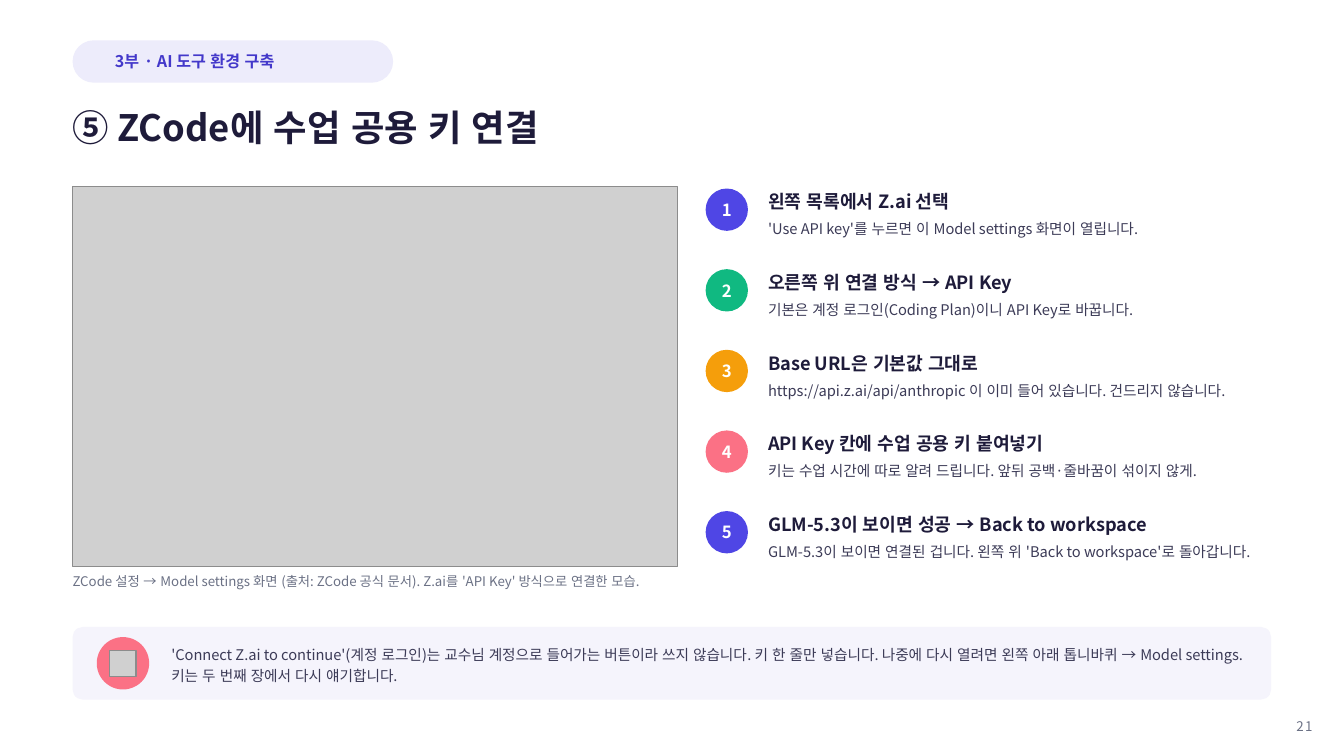
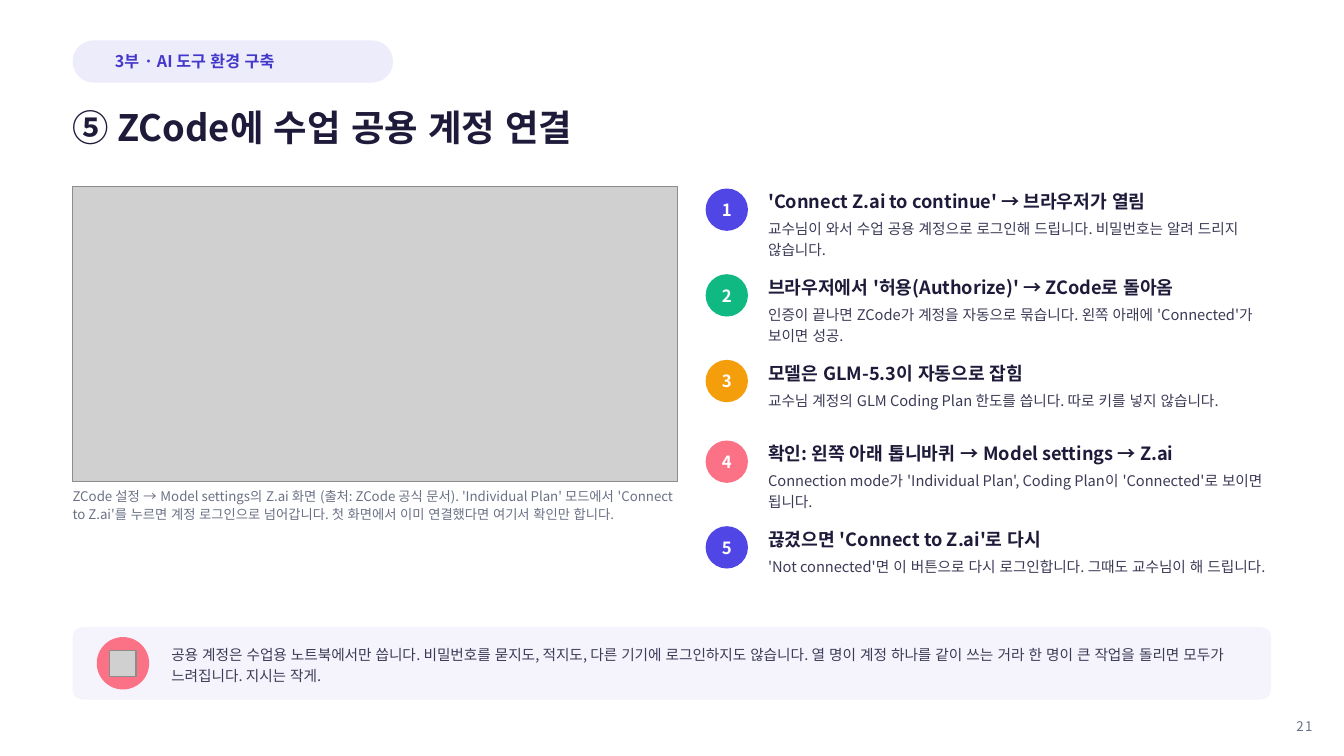
Before and after one commit to Sangdon-Park/Sangdon-Park.github.io, a slide deck: slide 21 of data/생성형 AI 소프트웨어공학/생성형AI소프트웨어공학_2강.pptx. Drawn at 1344x756 pixels with LibreOffice and Linux fonts; fonts in the diff are those of the drawing; grey boxes stand for pictures; background and template pictures are left out. Boxes give left, top, right and bottom in pixels: in the first picture for what was removed or moved away, otherwise in the second. Text is boxed around its words. In the diff, an @@ line names an element or a change of style, - is before the commit and + after.

```diff
--- a/data/생성형 AI 소프트웨어공학/생성형AI소프트웨어공학_2강.pptx
+++ b/data/생성형 AI 소프트웨어공학/생성형AI소프트웨어공학_2강.pptx
@@ text at (73, 110, 572, 145): text changed @@
-⑤ ZCode에 수업 공용 키 연결
+⑤ ZCode에 수업 공용 계정 연결
@@ picture: place and size @@
-picture at (73, 187, 678, 567)
+picture at (73, 187, 678, 482)
@@ text at (768, 192, 1145, 210): text changed @@
-왼쪽 목록에서 Z.ai 선택
+'Connect Z.ai to continue' → 브라우저가 열림
@@ text at (768, 222, 1238, 256): text changed @@
-'Use API key'를 누르면 이 Model settings 화면이 열립니다.
+교수님이 와서 수업 공용 계정으로 로그인해 드립니다. 비밀번호는 알려 드리지 않습니다.
@@ text "2": place and size @@
-text "2" at (722, 284, 732, 297)
+text "2" at (722, 289, 732, 302)
@@ ellipse: place and size @@
-ellipse at (706, 269, 748, 312)
+ellipse at (706, 274, 748, 317)
@@ text at (768, 278, 1173, 298): text changed @@
-오른쪽 위 연결 방식 → API Key
+브라우저에서 '허용(Authorize)' → ZCode로 돌아옴
@@ text at (768, 308, 1253, 342): text changed @@
-기본은 계정 로그인(Coding Plan)이니 API Key로 바꿉니다.
+인증이 끝나면 ZCode가 계정을 자동으로 묶습니다. 왼쪽 아래에 'Connected'가 보이면 성공.
@@ text at (768, 364, 1023, 382): text changed @@
-Base URL은 기본값 그대로
+모델은 GLM-5.3이 자동으로 잡힘
@@ text at (768, 394, 1219, 410): text changed @@
-https://api.z.ai/api/anthropic 이 이미 들어 있습니다. 건드리지 않습니다.
+교수님 계정의 GLM Coding Plan 한도를 씁니다. 따로 키를 넣지 않습니다.
@@ 2 texts, 2 ellipses: place and size @@
-2 texts, 2 ellipses at (706, 350, 748, 473)
+2 texts, 2 ellipses at (706, 360, 748, 483)
@@ text at (768, 444, 1173, 465): text changed @@
-API Key 칸에 수업 공용 키 붙여넣기
+확인: 왼쪽 아래 톱니바퀴 → Model settings → Z.ai
@@ text at (768, 474, 1262, 508): text changed @@
-키는 수업 시간에 따로 알려 드립니다. 앞뒤 공백·줄바꿈이 섞이지 않게.
+Connection mode가 'Individual Plan', Coding Plan이 'Connected'로 보이면 됩니다.
@@ text at (73, 490, 673, 520): text changed @@
-ZCode 설정 → Model settings 화면 (출처: ZCode 공식 문서). Z.ai를 'API Key' 방식으로 연결한 모습.
+ZCode 설정 → Model settings의 Z.ai 화면 (출처: ZCode 공식 문서). 'Individual Plan' 모드에서 'Connect to Z.ai'를 누르면 계정 로그인으로 넘어갑니다. 첫 화면에서 이미 연결했다면 여기서 확인만 합니다.
@@ text "5": place and size @@
-text "5" at (722, 525, 732, 538)
+text "5" at (722, 541, 732, 554)
@@ ellipse: place and size @@
-ellipse at (706, 511, 748, 554)
+ellipse at (706, 526, 748, 569)
@@ text at (768, 530, 1041, 548): text changed @@
-GLM-5.3이 보이면 성공 → Back to workspace
+끊겼으면 'Connect to Z.ai'로 다시
@@ text at (768, 559, 1265, 573): text changed @@
-GLM-5.3이 보이면 연결된 겁니다. 왼쪽 위 'Back to workspace'로 돌아갑니다.
+'Not connected'면 이 버튼으로 다시 로그인합니다. 그때도 교수님이 해 드립니다.
@@ text at (171, 648, 1223, 682): text changed @@
-'Connect Z.ai to continue'(계정 로그인)는 교수님 계정으로 들어가는 버튼이라 쓰지 않습니다. 키 한 줄만 넣습니다. 나중에 다시 열려면 왼쪽 아래 톱니바퀴 → Model settings. 키는 두 번째 장에서 다시 얘기합니다.
+공용 계정은 수업용 노트북에서만 씁니다. 비밀번호를 묻지도, 적지도, 다른 기기에 로그인하지도 않습니다. 열 명이 계정 하나를 같이 쓰는 거라 한 명이 큰 작업을 돌리면 모두가 느려집니다. 지시는 작게.
```
Also in this commit, not shown: 8 other slides changed, 13 other files.
